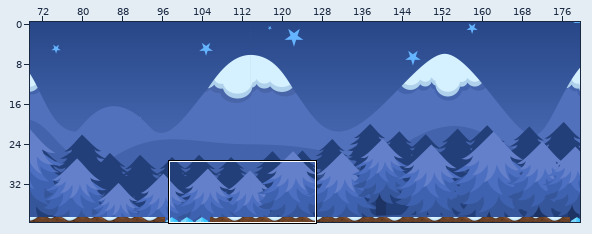
Tiled map, stored at Snow.tmx. Above: a wide view before the commit, with the close-up outlined.
Close-up. Earlier state:
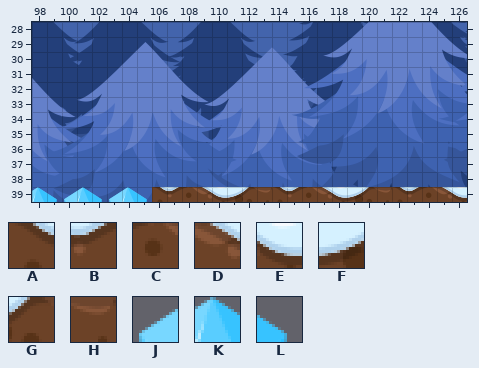
Cells are 15x15 px. Shown: x 98..126, y 28..39. The commit also changed other parts of the map, which this record leaves out.
Key: from "15": A 16, B 17, C 18, D 19, E 20, F 21, G 22, H 23; from "Crystal": J 2, K 3, L 4.
_ is an empty cell.
Layers that did not change in this view are not listed.
Layer "objetos" before, first column x 98:
28 _____________________________
29 _____________________________
30 _____________________________
31 _____________________________
32 _____________________________
33 _____________________________
34 _____________________________
35 _____________________________
36 _____________________________
37 _____________________________
38 _____________________________
39 KLJKLJKLABCDEFGHABCDEFGHABCDE
And afterwards:
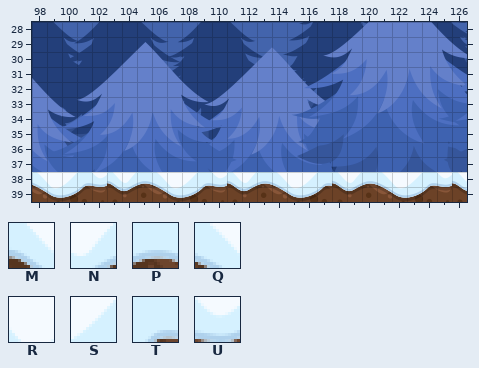
Further tiles: from "15": M 8, N 9, P 10, Q 11, R 12, S 13, T 14, U 15.
The exact change:
Changed rows in their new state; . is an unchanged cell.
Layer "objetos":
first column x 98:
38 QRSTUMNPQRSTUMNPQRSTMNPQRSTUM
39 DEFGHABCDEFGHABCDEFGABCDEFGHA
Pixel boxes of the changes (left, top, right, bottom) in both close-ups:
changed: (32, 172, 467, 202)
